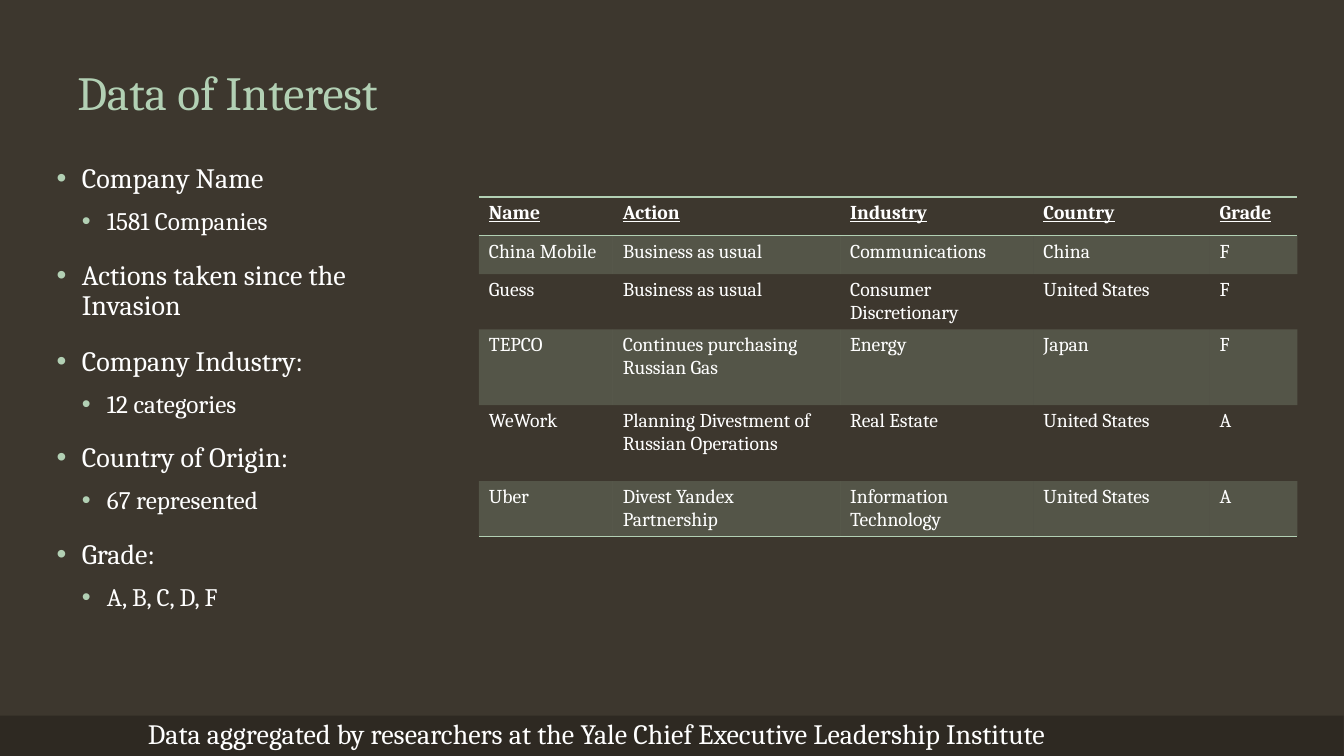
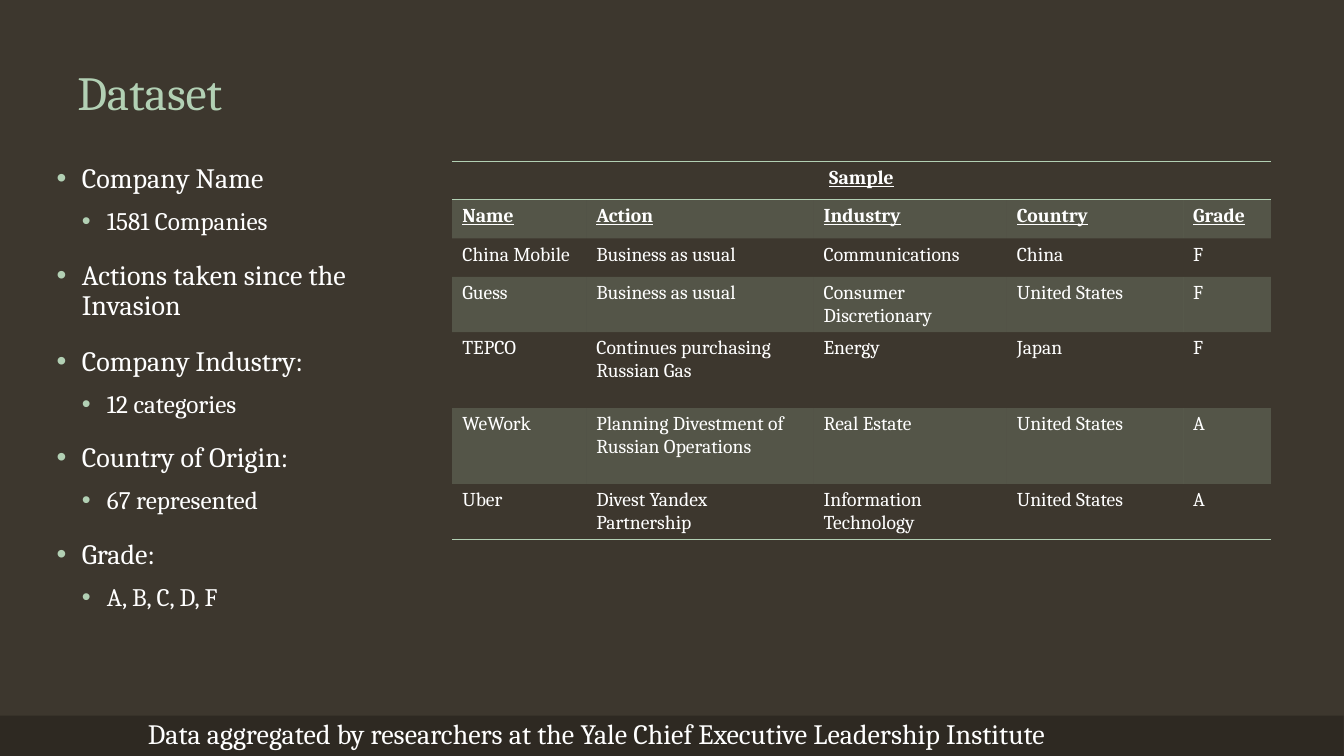
Before and after one commit to tralinde/companies_in_russia, a slide deck: slide 4 of ppt/Companies in Russia After Ukrainian Invasion.pptx. Drawn at 1344x756 pixels with LibreOffice and Linux fonts; fonts in the diff are those of the drawing. Boxes give left, top, right and bottom in pixels: in the first picture for what was removed or moved away, otherwise in the second. Text is boxed around its words. In the diff, an @@ line names an element or a change of style, - is before the commit and + after.

Commit message:
Final touches on powerpoint and the creation of a couple pie charts for proof of concept and contextualization of the data.

```diff
--- a/ppt/Companies in Russia After Ukrainian Invasion.pptx
+++ b/ppt/Companies in Russia After Ukrainian Invasion.pptx
@@ title at (77, 78, 222, 111): text changed @@
-Data of Interest
+Dataset
@@ table at (453, 161, 1271, 562) @@
+row 1: Sample |  |  |  | 
@@ table: place and size @@
-table at (479, 198, 1298, 560)
+table at (453, 161, 1271, 562)
```
Also in this commit, not shown: 2 other slides changed, 1 slide added, 14 other files.
